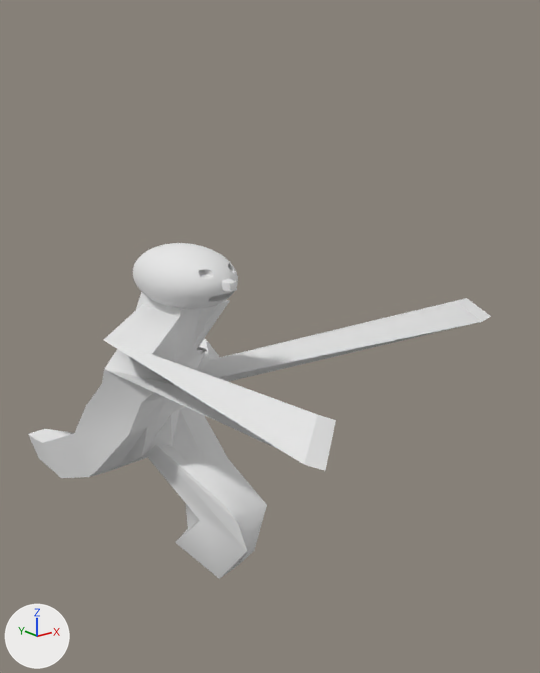
Before and after pictures for a commit that changed the OBJ model Resources/Ldash2/Ldash2.obj.
Before and after are seen from a 50 mm camera at (-2.22, -3.77, 3.11) aimed at (0.73, -0.09, 1.64). The lights are fixed; the arrows at lower left show +X, +Y and +Z. Where no turn or scale is listed for an object, it has been applied to the vertices.

In view in the first picture: '立方体.001_立方体.001mesh.001'.
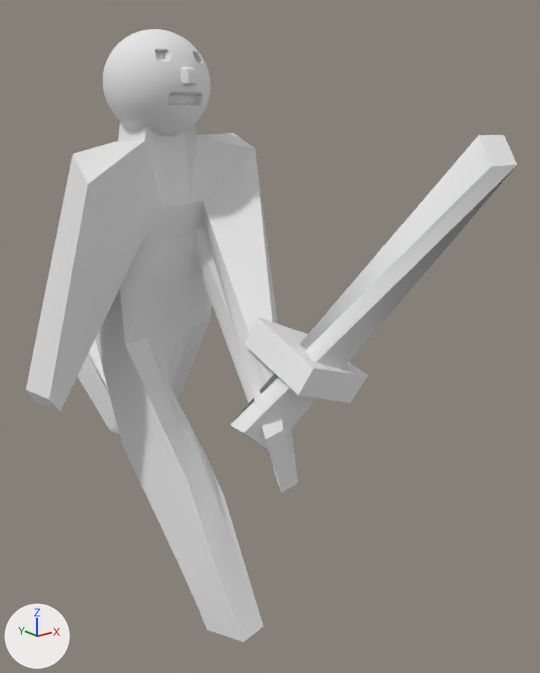
Changed parts and their boxes [x1, y1, x2, y2] in the pictures (540 x 673 px; the box of a moved part takes in the faces that stretch with it):
'立方体.001_立方体.001mesh.001', reshaped
    before: [28, 243, 491, 579]
    after: [26, 29, 517, 642]
part 1 of me_立方体_001_立方体_001mesh_001, moved or reshaped
    before: [133, 243, 238, 309]
    after: [103, 29, 210, 136]
part 2 of me_立方体_001_立方体_001mesh_001, moved or reshaped
    before: [28, 292, 491, 579]
    after: [26, 122, 517, 642]

Diff of the bpy script that builds the scene:
```diff
--- a/Resources/Ldash2/Ldash2.obj.py
+++ b/Resources/Ldash2/Ldash2.obj.py
@@ me_立方体_001_立方体_001mesh_001 @@
 # used by ob_立方体_001_立方体_001mesh_001; location = (0.0, 0.0, 0.0)
-me_立方体_001_立方体_001mesh_001.from_pydata(...)  # 8094 vertices, 16172 faces; spans x -0.48..1.53, y -1.5..2.13, z 0.12..2.33
+me_立方体_001_立方体_001mesh_001.from_pydata(...)  # 8094 vertices, 16172 faces; spans x -0.78..1.04, y -1.64..1.59, z 0.08..3.48
+# me_立方体_001_立方体_001mesh_001 part 1: the loose piece of 7938 vertices spanning x -0.19..0.34, y -0.54..0.28, z 1.96..2.33 is multiplied about its middle by the matrix ((1.059, 0.059, -0.014), (-0.087, 0.729, 0.129), (0.01, -0.06, 1.5)), then moved by (-0.14, -0.01, 1.06)
+# me_立方体_001_立方体_001mesh_001 part 2: 156 of 8094 vertices moved; they spanned x -0.48..1.53, y -1.5..2.13, z 0.12..2.24 and now span x -0.78..1.04, y -1.64..1.59, z 0.08..3.35; mean shift (-0.1, -0.31, 0.63); largest move (-0.11, 2.06, 0.17) -> (-0.12, -0.91, 0.19)
 me_立方体_001_立方体_001mesh_001.materials.append(mat_material)
```
